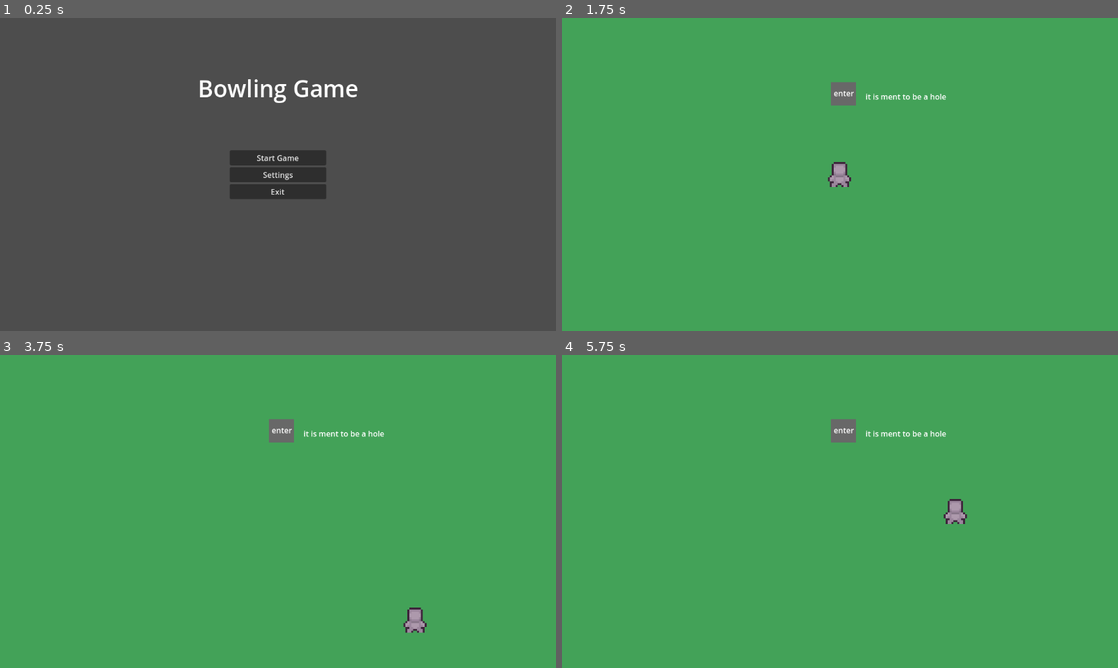
Above: before the commit, frames 1-4 (two rows, left to right).
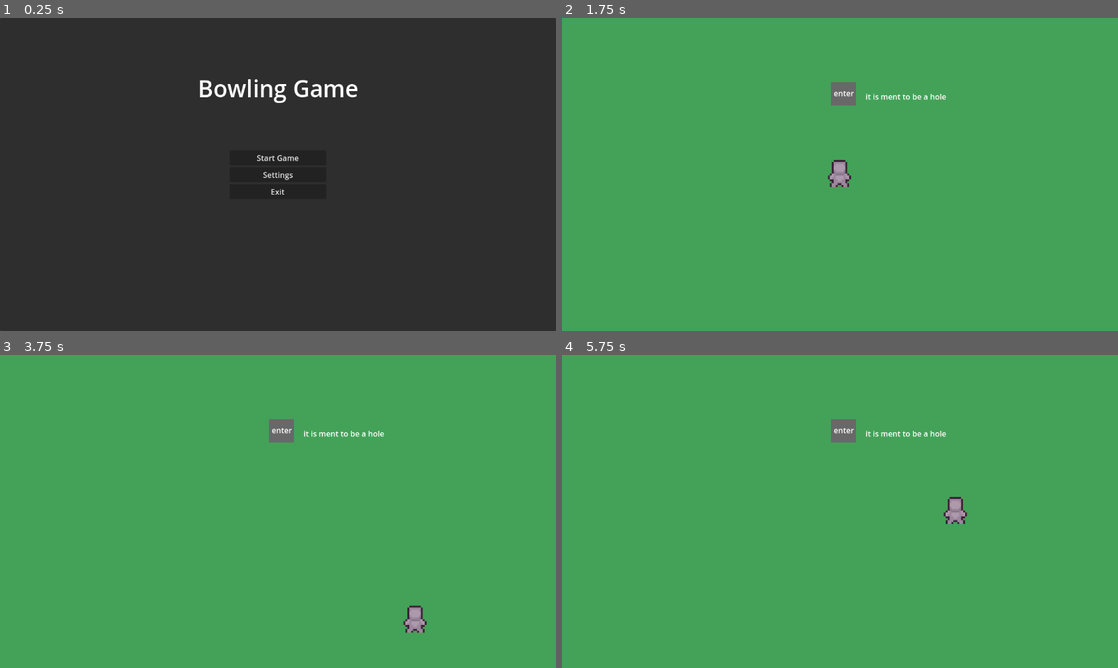
Above: after the commit, the same moments.

Repository: YumNothingSoup/Beginner-Game-Jam
Game: Godot game, scene res://Main Scenes/menu/main_menu.tscn
The game is run twice, just before and just after one commit, with the same random seed, the same clock (stepped at 60 frames per second) and the same inputs.
Inputs (mouse positions are in pixels of both pictures, inside the frame that each line leads up to):
- Up to frame 1 (0.25 s): no input
- Up to frame 2 (1.75 s): click "Start Game" at 0.5 s; click (840, 174) at 1.25 s, where only the run after the commit has a clickable "Medium"
- Up to frame 3 (3.75 s): move the mouse to (400, 495) at 2.02 s; press the mouse at (400, 495) at 2.03 s; hold D (move_right) 2.03-2.78 s; move the mouse to (166, 527) at 2.77 s; release the mouse at (166, 527) at 2.78 s; hold S (move_down) 2.78-3.53 s; click (166, 527) at 2.85 s; move the mouse to (333, 442) at 3.52 s; press the mouse at (333, 442) at 3.53 s; hold D (move_right) from 3.53 s (still down)
- Up to frame 4 (5.75 s): move the mouse to (812, 574) at 4.27 s; release D (move_right) at 4.28 s; release the mouse at (812, 574) at 4.28 s; hold W (move_up) 4.28-5.03 s; click (812, 574) at 4.35 s; move the mouse to (1006, 558) at 5.02 s; press the mouse at (1006, 558) at 5.03 s; hold A (move_left) from 5.03 s (still down)

The runs differ from the first frame. In frame 1, 97% of the frame differs, in the area x 0-100%, y 0-100%; in frame 2, less than 0.1%; in frame 3, less than 0.1%; in frame 4, less than 0.1%.

Commit message:
add bg scene back to main menu and make scene changes working again

Diff:
--- a/Main Scenes/menu/main_menu.gd
+++ b/Main Scenes/menu/main_menu.gd
@@ -1,7 +1,7 @@
 extends Control
 
 func _on_start_game_pressed() -> void:
-	get_tree().change_scene_to_file("res://scene_not_main/entry_to_game.tscn")
+	get_tree().change_scene_to_file("res://Main Scenes/menu/select_difficulty.tscn")
 
 func _on_settings_pressed() -> void:
 	get_tree().change_scene_to_file("res://Main Scenes/settings.tscn")
--- a/Main Scenes/menu/main_menu.tscn
+++ b/Main Scenes/menu/main_menu.tscn
@@ -1,6 +1,7 @@
-[gd_scene load_steps=3 format=3 uid="uid://de6ptabqk6x6t"]
+[gd_scene load_steps=4 format=3 uid="uid://de6ptabqk6x6t"]
 
 [ext_resource type="Script" path="res://Main Scenes/menu/main_menu.gd" id="1_xty0p"]
+[ext_resource type="PackedScene" uid="uid://d0ptv7n27s8tn" path="res://Main Scenes/menu/menu_background.tscn" id="2_dsgc1"]
 
 [sub_resource type="LabelSettings" id="LabelSettings_hjf8m"]
 font_size = 48
@@ -56,6 +57,8 @@
 text = "Exit
 "
 
+[node name="ParallaxBackground" parent="." instance=ExtResource("2_dsgc1")]
+
 [connection signal="pressed" from="VBoxContainer/StartGame" to="." method="_on_start_game_pressed"]
 [connection signal="pressed" from="VBoxContainer/Settings" to="." method="_on_settings_pressed"]
 [connection signal="pressed" from="VBoxContainer/Exit" to="." method="_on_exit_pressed"]
--- /dev/null
+++ b/Main Scenes/menu/select_difficulty.gd
@@ -0,0 +1,14 @@
+extends Control
+
+
+func _on_easy_pressed() -> void:
+	change_scene_to_game()
+
+func _on_medium_pressed() -> void:
+	change_scene_to_game()
+
+func _on_hard_pressed() -> void:
+	change_scene_to_game()
+
+func change_scene_to_game() -> void:
+	get_tree().change_scene_to_file("res://scene_not_main/entry_to_game.tscn")
--- a/Main Scenes/menu/select_difficulty.tscn
+++ b/Main Scenes/menu/select_difficulty.tscn
@@ -1,5 +1,6 @@
-[gd_scene load_steps=3 format=3 uid="uid://dh2sk2i2wd25d"]
+[gd_scene load_steps=4 format=3 uid="uid://dh2sk2i2wd25d"]
 
+[ext_resource type="Script" path="res://Main Scenes/menu/select_difficulty.gd" id="1_o6r68"]
 [ext_resource type="PackedScene" uid="uid://d0ptv7n27s8tn" path="res://Main Scenes/menu/menu_background.tscn" id="1_t2b87"]
 
 [sub_resource type="LabelSettings" id="LabelSettings_q2lcg"]
@@ -12,6 +13,7 @@
 anchor_bottom = 1.0
 grow_horizontal = 2
 grow_vertical = 2
+script = ExtResource("1_o6r68")
 
 [node name="Label" type="Label" parent="."]
 layout_mode = 1
@@ -54,3 +56,7 @@
 "
 
 [node name="ParallaxBackground" parent="." instance=ExtResource("1_t2b87")]
+
+[connection signal="pressed" from="HBoxContainer/Easy" to="." method="_on_easy_pressed"]
+[connection signal="pressed" from="HBoxContainer/Medium" to="." method="_on_medium_pressed"]
+[connection signal="pressed" from="HBoxContainer/Hard" to="." method="_on_hard_pressed"]
